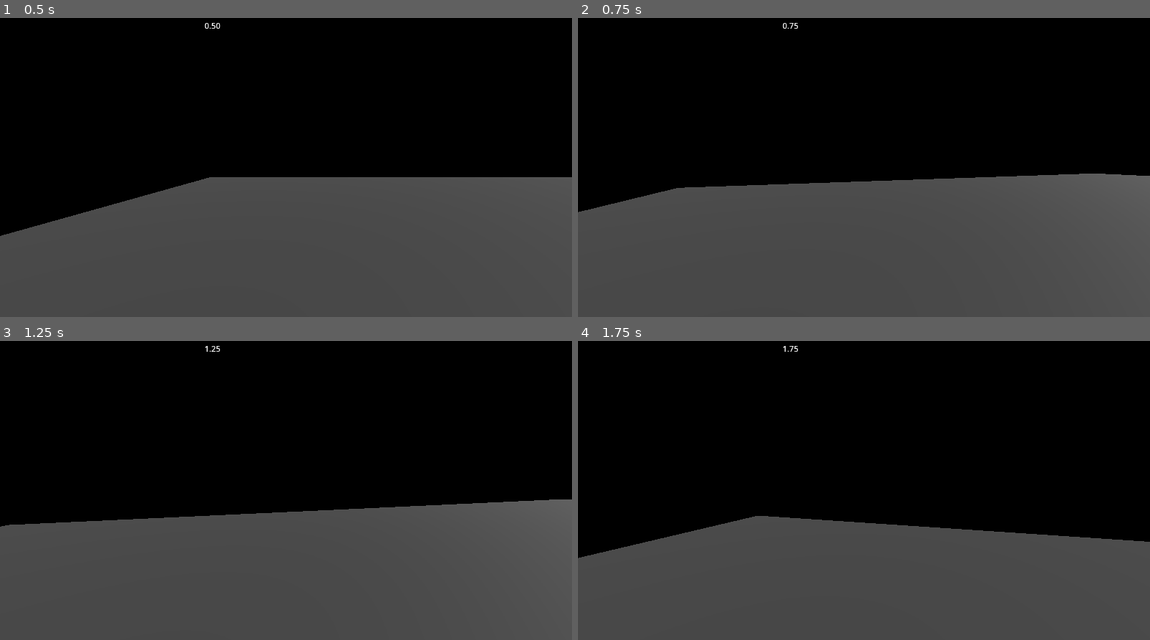
Above: before the commit, frames 1-4 (two rows, left to right).
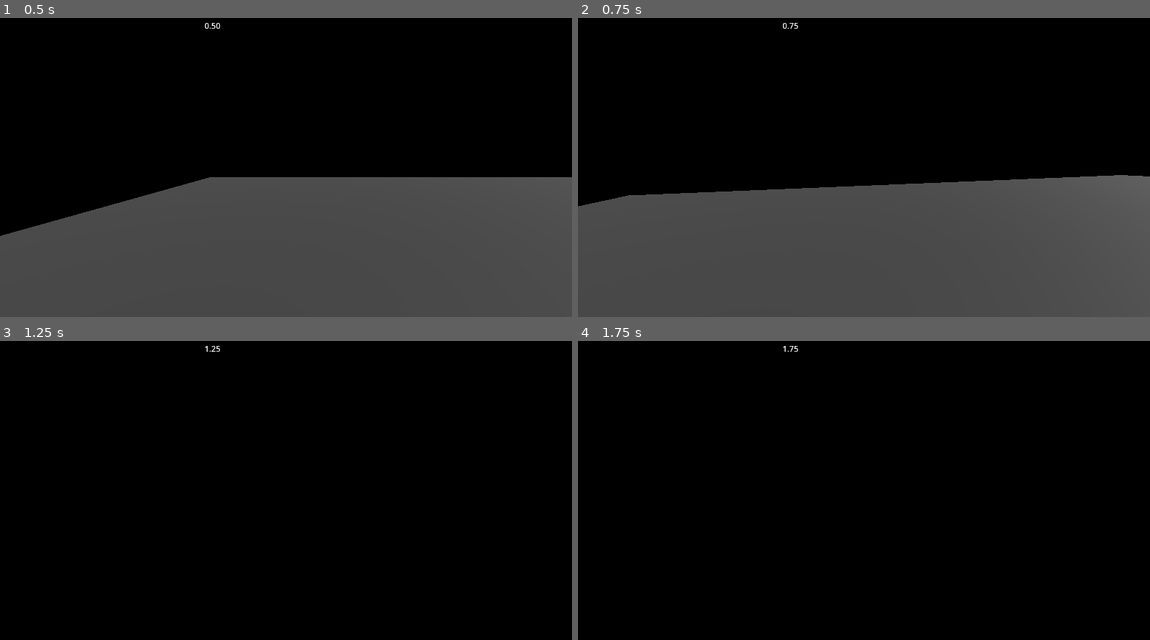
Above: after the commit, the same moments.

Repository: tbongiorno/gmtk2026
Game: Godot game, scene res://src/core/main_game/MainGame.tscn
Two runs of this game, one before a commit and one after it. Both use one fixed random seed, a clock stepped at 60 frames per second and the inputs below.
Inputs (mouse positions are in pixels of both pictures, inside the frame that each line leads up to):
- Up to frame 1 (0.5 s): no input
- Up to frame 2 (0.75 s): move the mouse to (892, 155) at 0.52 s; hold W (forward) from 0.53 s (still down); tap Shift (dash) at 0.6 s
- Up to frame 3 (1.25 s): keep holding W (forward); tap Space (jump) at 0.77, 0.8, 1.07 s
- Up to frame 4 (1.75 s): keep holding W (forward); move the mouse to (835, 481) at 1.27 s; tap Space (jump) at 1.35, 1.52 s; tap Shift (dash) at 1.55 s

Frame 1 is identical in both runs. In frame 2, 1.3% of the frame differs, in the area x 0-100%, y 52-65%; in frame 3, 43%, in the area x 0-100%, y 52-100%; in frame 4, 36%.

Commit message:
Update testing_level.tscn

Diff:
--- a/gmtk-2026/src/levels/testing_level.tscn
+++ b/gmtk-2026/src/levels/testing_level.tscn
@@ -13,6 +13,9 @@
 
 [node name="testing_level" type="Node3D" unique_id=1748714602]
 script = ExtResource("1_k2ka2")
+jumps = 5
+dashes = 5
+shots = 5
 
 [node name="CSGBox3D" type="CSGBox3D" parent="." unique_id=1923642110]
 transform = Transform3D(1, 0, 0, 0, 1, 0, 0, 0, 1, 2.042511, 0, 0)
